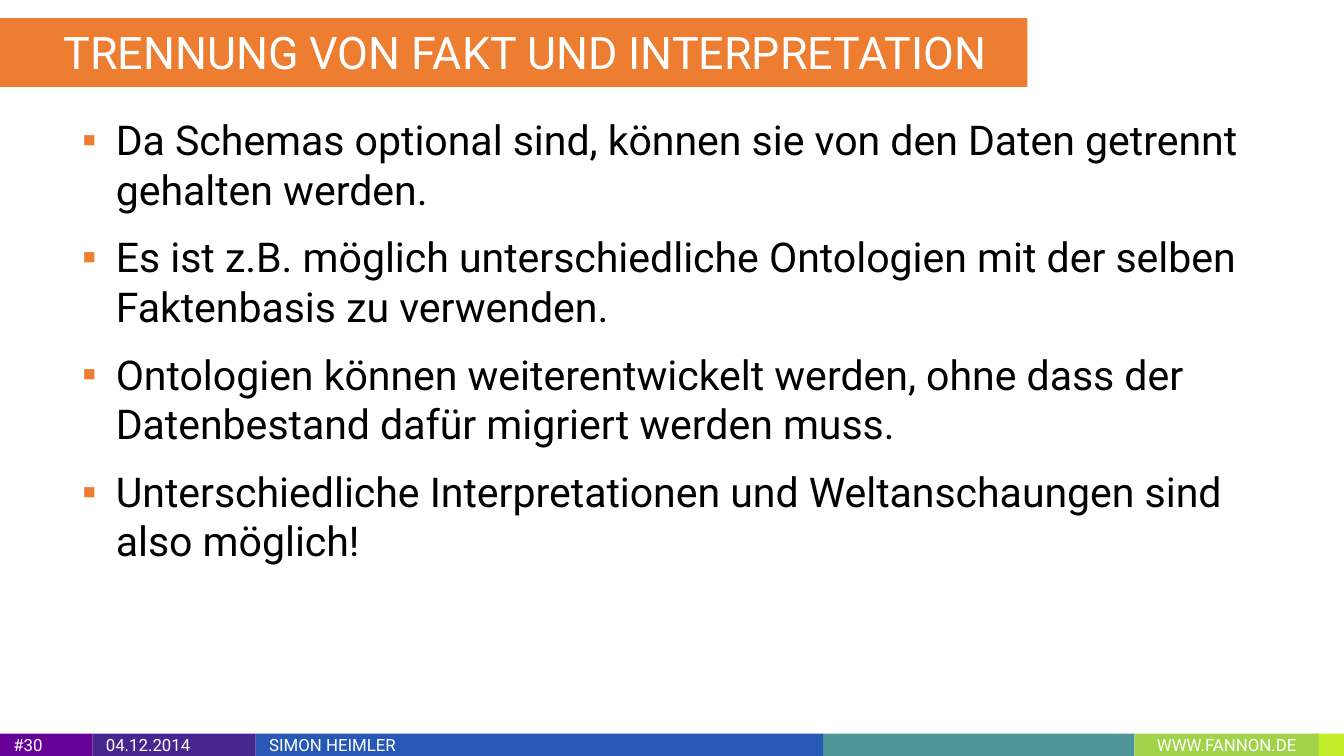
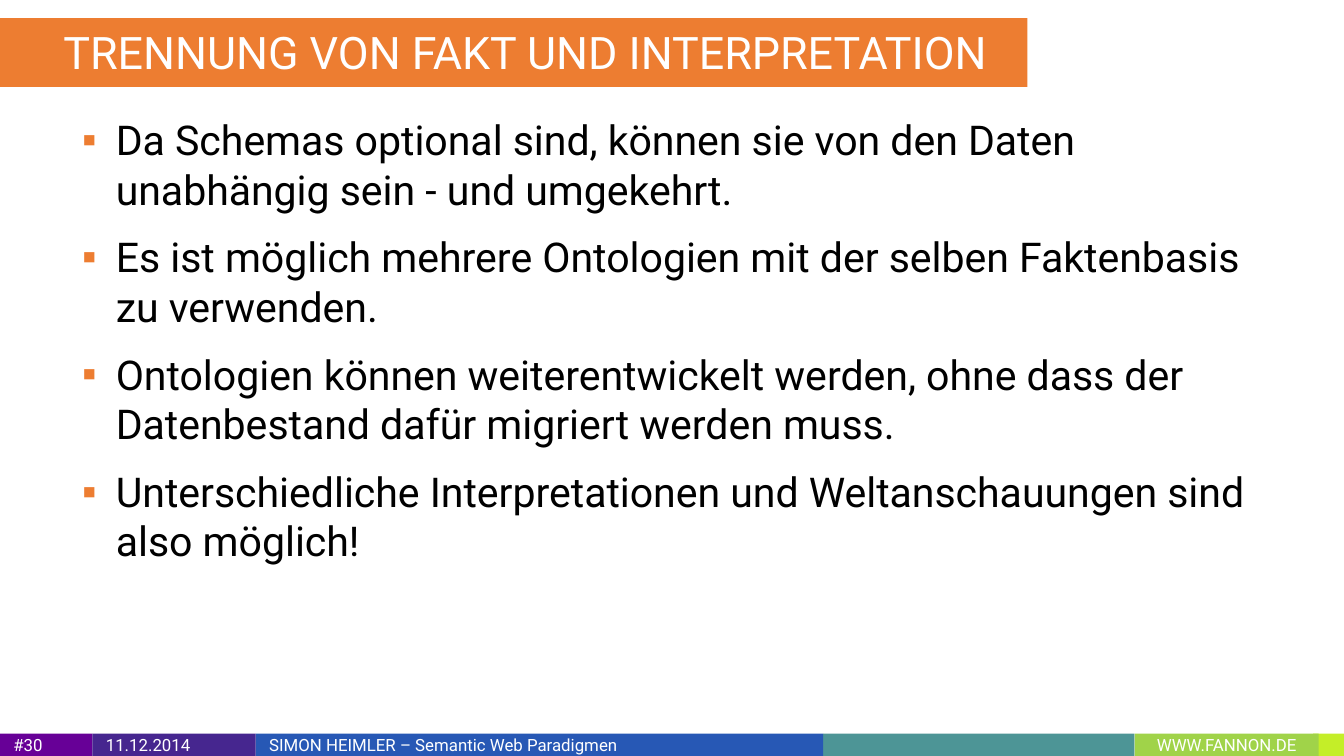
Before and after one commit to Fannon/SemanticWebParadigmen, a slide deck: slide 30 of Semantic Web Paradigmen PPT.pptx. Drawn at 1344x756 pixels with LibreOffice and Linux fonts; fonts in the diff are those of the drawing. Boxes give left, top, right and bottom in pixels: in the first picture for what was removed or moved away, otherwise in the second. Text is boxed around its words. In the diff, an @@ line names an element or a change of style, - is before the commit and + after.

```diff
--- a/Semantic Web Paradigmen PPT.pptx
+++ b/Semantic Web Paradigmen PPT.pptx
@@ text at bbox=[116, 124, 1239, 323]: text changed @@
-▪ Da Schemas optional sind, können sie von den Daten getrennt gehalten werden.
-▪ Es ist z.B. möglich unterschiedliche Ontologien mit der selben Faktenbasis zu verwenden.
+▪ Da Schemas optional sind, können sie von den Daten unabhängig sein - und umgekehrt.
+▪ Es ist möglich mehrere Ontologien mit der selben Faktenbasis zu verwenden.
@@ text at bbox=[116, 476, 1244, 565]: text changed @@
-▪ Unterschiedliche Interpretationen und Weltanschaungen sind also möglich!
+▪ Unterschiedliche Interpretationen und Weltanschauungen sind also möglich!
@@ text in rectangle at bbox=[106, 739, 190, 751]: text changed @@
-04.12.2014
+11.12.2014
@@ text in rectangle at bbox=[269, 738, 617, 755]: text changed @@
-SIMON HEIMLER
+SIMON HEIMLER – Semantic Web Paradigmen
```
Also in this commit, not shown: 48 other slides changed, 3 slides added, 1 slide removed.
